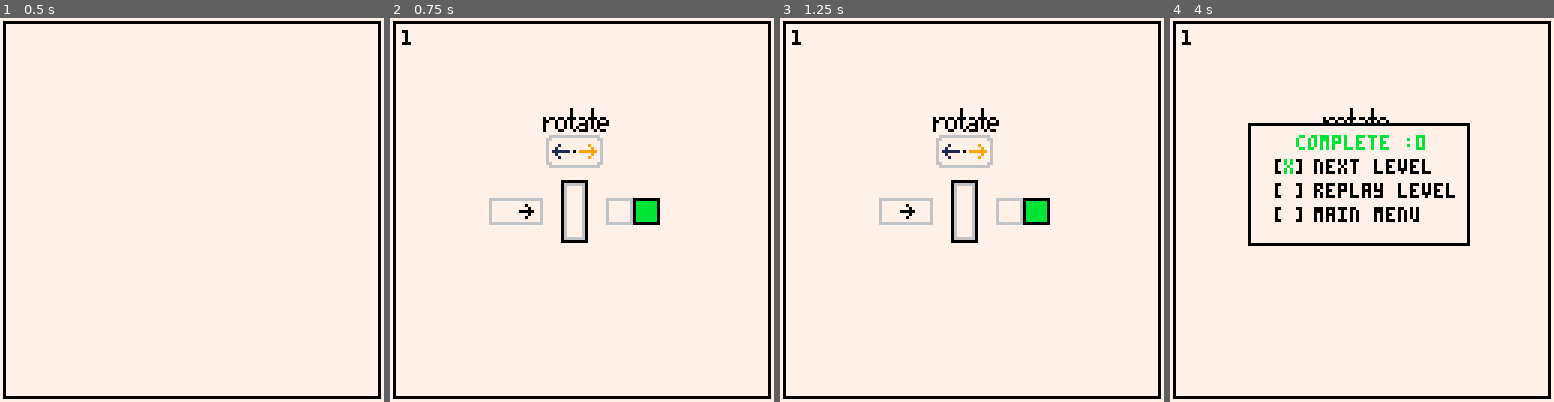
Above: before the commit, frames 1-4 (left to right).
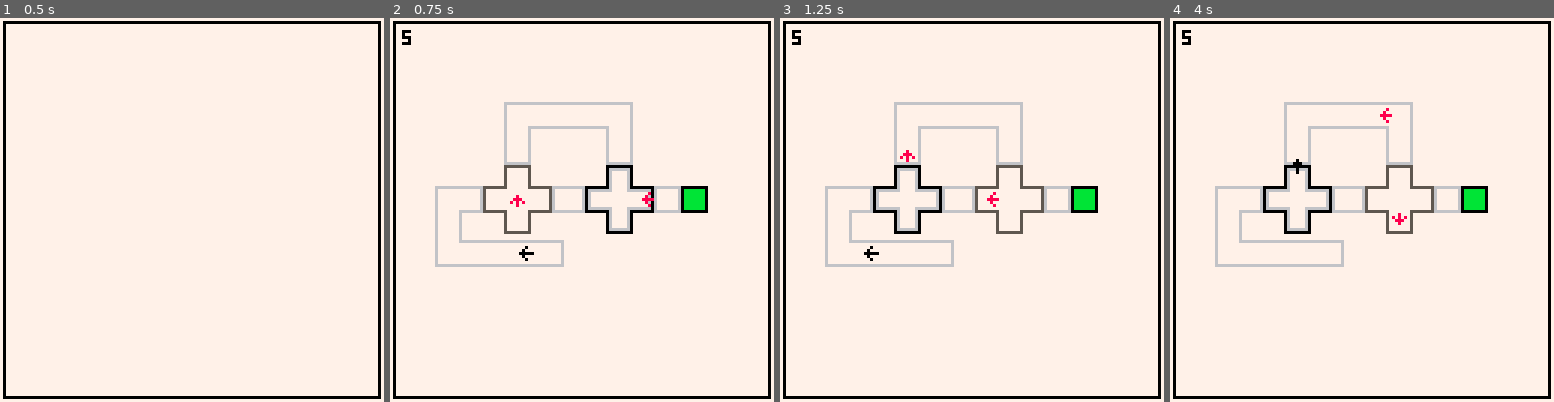
Above: after the commit, the same moments.

Repository: kreludan/rotatoes
Game: PICO-8 cartridge rotatoes.p8
Same seed, same stepped clock (60 frames per second), same inputs: the game is played once before the commit and once after it.
Inputs:
- Up to frame 1 (0.5 s): tap X (X key) at 0.33 s
- Up to frame 2 (0.75 s): tap O (Z key) at 0.7 s
- Up to frame 3 (1.25 s): tap X (X key) at 1.07 s
- Up to frame 4 (4 s): hold Right 1.6-2.1 s; tap O (Z key) every 0.4 s from 1.7 to 3.7 s; tap X (X key) at 1.85, 2.97 s; hold Up 2.15-2.42 s; hold Right 2.47-3.03 s; hold Left 3.08-3.58 s; hold Down 3.63-3.97 s

Frame 1 is identical in both runs. In frame 2, 6.3% of the frame differs, in the area x 3-83%, y 3-65%; in frame 3, 6.5%; in frame 4, 7.7%.

Commit message:
Level 5 done I guess

Diff:
--- a/rotatoes.p8
+++ b/rotatoes.p8
@@ -12,7 +12,7 @@
   main_menu_option = 1
   level_select_option = 1
   global_game_speed = 1
-  level_num = 1 -- current level
+  level_num = 5 -- current level
   furthest_level_unlocked = get_furthest_level()
 end
 
@@ -994,7 +994,7 @@
     "2-goal,85,64|player,31,64-horiz,31,64|vert,61,64-corr_singleton,46,64|corr_singleton,76,64|corr_singleton,85,64-right,0|right,1",
     "3-goal,99,64|enemy_basic,90,64|player,21,64-horiz,45,64|horiz,75,64-corrend_left,21,64|corrend_right,30,64|corr_singleton,60,64|corr_singleton,90,64|corr_singleton,99,64|corrend_left,45,79|corr_horiz,54,79|corr_horiz,63,79|corr_horiz,72,79|corrend_right,75,79-right,0|left,1|right,1",
     "4-goal,84,30|enemy_basic,60,82|enemy_basic,60,30|player,29,61-vert,29,61|plus,60,61|horiz,60,30-corr_singleton,44,61|corrend_left,76,61|corrend_right,81,61|corrend_up,60,77|corrend_down,60,82|corr_singleton,60,45|corr_singleton,75,30|corr_singleton,84,30-right,0|right,1|right,1|right,1",
-    "5-goal,101,60|enemy_basic,92,60|enemy_basic,69,60|player,19,87-plus,42,60|plus,76,60-corrend_down,19,87|corr_vert,19,78|corr_vert,19,69|corrend_right,26,60|corr_turn_upleft,19,60|corrend_left,58,60|corrend_right,60,60|corrend_down,42,44|corr_vert,42,41|corr_turn_upleft,42,32|corr_horiz,51,32|corr_horiz,60,32|corr_horiz,67,32|corr_turn_upright,76,32|corr_vert,76,41|corrend_down,76,44|corr_singleton,92,60|corr_singleton,101,60-right,0|left,1|left,1|right,1"
+    "5-goal,101,60|enemy_basic,92,60|enemy_basic,42,67|player,53,78-plus,42,60|plus,76,60-corrend_right,53,78|corr_horiz,46,78|corr_horiz,37,78|corr_horiz,28,78|corr_turn_downleft,19,78|corr_vert,19,69|corrend_right,26,60|corr_turn_upleft,19,60|corrend_left,58,60|corrend_right,60,60|corrend_down,42,44|corr_vert,42,41|corr_turn_upleft,42,32|corr_horiz,51,32|corr_horiz,60,32|corr_horiz,67,32|corr_turn_upright,76,32|corr_vert,76,41|corrend_down,76,44|corr_singleton,92,60|corr_singleton,101,60-right,0|left,1|up,1|left,1"
 }
 
 function draw_level_text()
--- a/src/0.global.lua
+++ b/src/0.global.lua
@@ -8,7 +8,7 @@
   main_menu_option = 1
   level_select_option = 1
   global_game_speed = 1
-  level_num = 1 -- current level
+  level_num = 5 -- current level
   furthest_level_unlocked = get_furthest_level()
 end
 
--- a/src/4.levels.lua
+++ b/src/4.levels.lua
@@ -23,7 +23,7 @@
     "2-goal,85,64|player,31,64-horiz,31,64|vert,61,64-corr_singleton,46,64|corr_singleton,76,64|corr_singleton,85,64-right,0|right,1",
     "3-goal,99,64|enemy_basic,90,64|player,21,64-horiz,45,64|horiz,75,64-corrend_left,21,64|corrend_right,30,64|corr_singleton,60,64|corr_singleton,90,64|corr_singleton,99,64|corrend_left,45,79|corr_horiz,54,79|corr_horiz,63,79|corr_horiz,72,79|corrend_right,75,79-right,0|left,1|right,1",
     "4-goal,84,30|enemy_basic,60,82|enemy_basic,60,30|player,29,61-vert,29,61|plus,60,61|horiz,60,30-corr_singleton,44,61|corrend_left,76,61|corrend_right,81,61|corrend_up,60,77|corrend_down,60,82|corr_singleton,60,45|corr_singleton,75,30|corr_singleton,84,30-right,0|right,1|right,1|right,1",
-    "5-goal,101,60|enemy_basic,92,60|enemy_basic,69,60|player,19,87-plus,42,60|plus,76,60-corrend_down,19,87|corr_vert,19,78|corr_vert,19,69|corrend_right,26,60|corr_turn_upleft,19,60|corrend_left,58,60|corrend_right,60,60|corrend_down,42,44|corr_vert,42,41|corr_turn_upleft,42,32|corr_horiz,51,32|corr_horiz,60,32|corr_horiz,67,32|corr_turn_upright,76,32|corr_vert,76,41|corrend_down,76,44|corr_singleton,92,60|corr_singleton,101,60-right,0|left,1|left,1|right,1"
+    "5-goal,101,60|enemy_basic,92,60|enemy_basic,42,67|player,53,78-plus,42,60|plus,76,60-corrend_right,53,78|corr_horiz,46,78|corr_horiz,37,78|corr_horiz,28,78|corr_turn_downleft,19,78|corr_vert,19,69|corrend_right,26,60|corr_turn_upleft,19,60|corrend_left,58,60|corrend_right,60,60|corrend_down,42,44|corr_vert,42,41|corr_turn_upleft,42,32|corr_horiz,51,32|corr_horiz,60,32|corr_horiz,67,32|corr_turn_upright,76,32|corr_vert,76,41|corrend_down,76,44|corr_singleton,92,60|corr_singleton,101,60-right,0|left,1|up,1|left,1"
 }
 
 function draw_level_text()
--- a/src/utils/encode_level_as_string.lua
+++ b/src/utils/encode_level_as_string.lua
@@ -36,16 +36,19 @@
          character_blueprint = {
              {"goal", 101, 60, "right", 0},
              {"enemy_basic", 92, 60, "left", 1},
-             {"enemy_basic", 69, 60, "left", 1},
-             {"player", 19, 87, "right", 1}
+             {"enemy_basic", 42, 67, "up", 1},
+             {"player", 53, 78, "left", 1}
          },
          rotator_blueprint = {
              { "plus", 42, 60 },
              { "plus", 76, 60 },
          },
          static_tile_blueprint = {
-             {"corrend_down", 19, 87 },
-             {"corr_vert", 19, 78},
+             {"corrend_right", 53, 78},
+             {"corr_horiz", 46, 78},
+             {"corr_horiz", 37, 78},
+             {"corr_horiz", 28, 78},
+             {"corr_turn_downleft", 19, 78},
              {"corr_vert", 19, 69},
              {"corrend_right", 26, 60},
              {"corr_turn_upleft", 19, 60},
